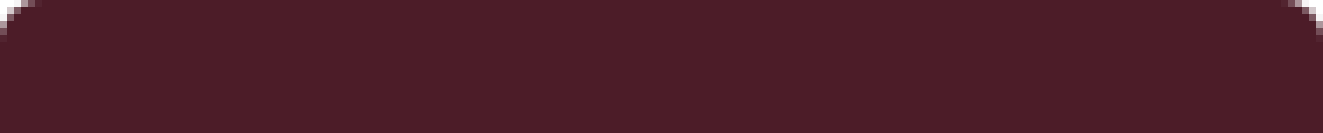
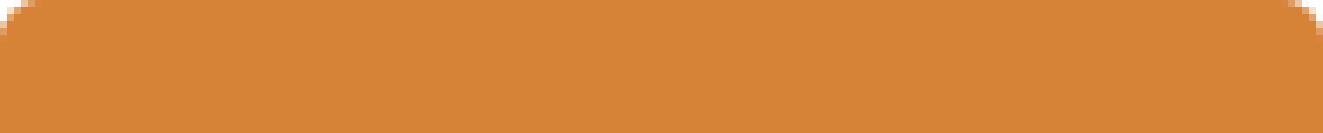
Comparing the layer stacks of the two 1323 × 133 images. Changes:
hid group "burgundy" (6 layers) over [0, 0, 1323, 133]
added group "yellow" with 3 layers over [0, 0, 1323, 133]
added layer "top rounded #4" (95%) in group "yellow" over [0, 0, 1323, 133]
